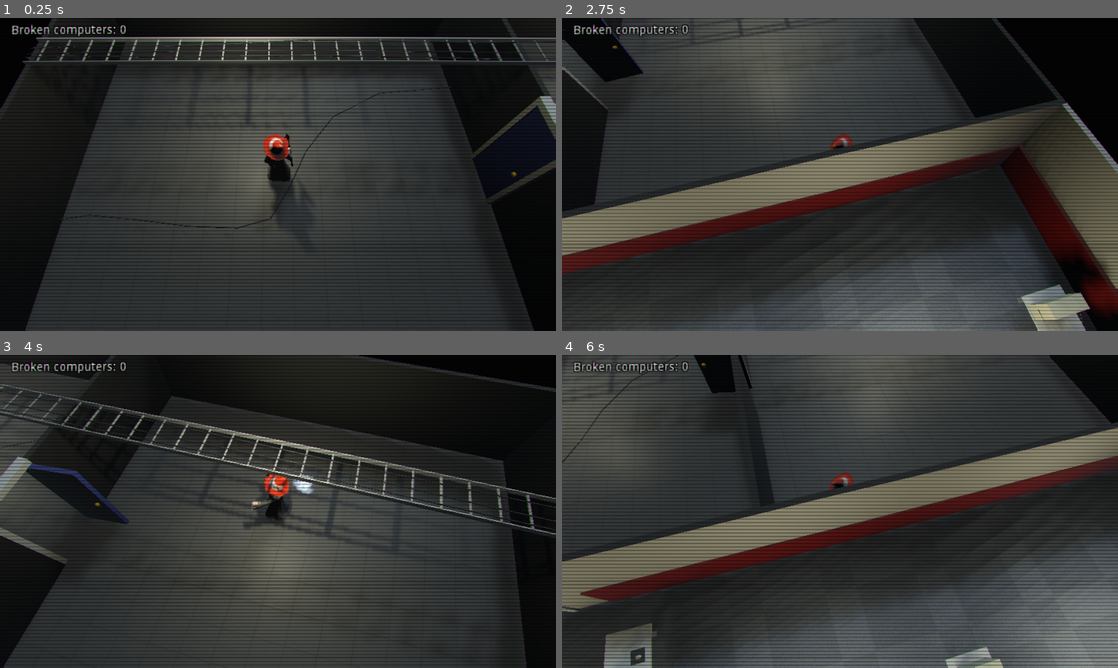
Above: before the commit, frames 1-4 (two rows, left to right).
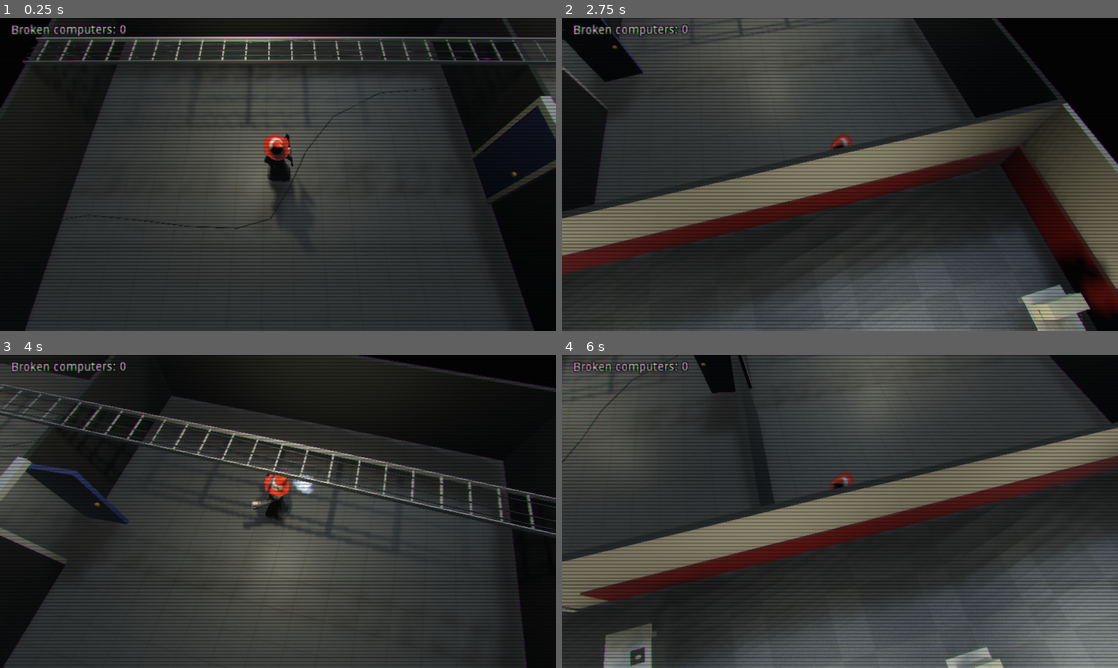
Above: after the commit, the same moments.

Repository: thinwire/Helldesk
Game: Godot game, scene res://nodes/gameworld.tscn
The game is run twice, just before and just after one commit, with the same random seed, the same clock (stepped at 60 frames per second) and the same inputs.
Inputs:
- Up to frame 1 (0.25 s): no input
- Up to frame 2 (2.75 s): tap Enter (ui_accept) at 0.5, 0.77, 1.52 s; hold Right (ui_right) 0.53-1.28 s; hold Down (ui_down) 1.28-2.03 s; hold Right (ui_right) from 2.03 s (still down)
- Up to frame 3 (4 s): release Right (ui_right) at 2.78 s; hold Up (ui_up) 2.78-3.53 s; tap Enter (ui_accept) at 3.02, 3.77 s; hold Left (ui_left) from 3.53 s (still down)
- Up to frame 4 (6 s): tap Enter (ui_accept) at 4.52 s; release Left (ui_left) at 5.03 s; hold Down (ui_down) 5.03-5.78 s; hold Right (ui_right) from 5.78 s (still down)

The runs differ from the first frame. In frame 1, 0.8% of the frame differs, in the area x 2-100%, y 2-51%; in frame 2, 0.3%; in frame 3, 0.5%; in frame 4, 0.9%, in the area x 0-100%, y 0-100%.

Commit message:
Play with postprocess params a bit

Diff:
--- a/shaders/postprocess.tres
+++ b/shaders/postprocess.tres
@@ -70,11 +70,11 @@
 shader_param/scanline_dark = 0.7
 shader_param/scanline_width = 5.0
 shader_param/wave_freq = 15.0
-shader_param/wave_speed = 5.0
-shader_param/chroma_red = 1.0
-shader_param/chroma_green = 3.0
-shader_param/chroma_blue = 5.0
-shader_param/lens_distort = 1.8
+shader_param/wave_speed = 6.539
+shader_param/chroma_red = -0.491
+shader_param/chroma_green = 2.415
+shader_param/chroma_blue = 0.0
+shader_param/lens_distort = 1.882
 shader_param/lod_red = 0.0
-shader_param/lod_green = 0.0
-shader_param/lod_blue = 0.0
+shader_param/lod_green = 2.0
+shader_param/lod_blue = 1.0
